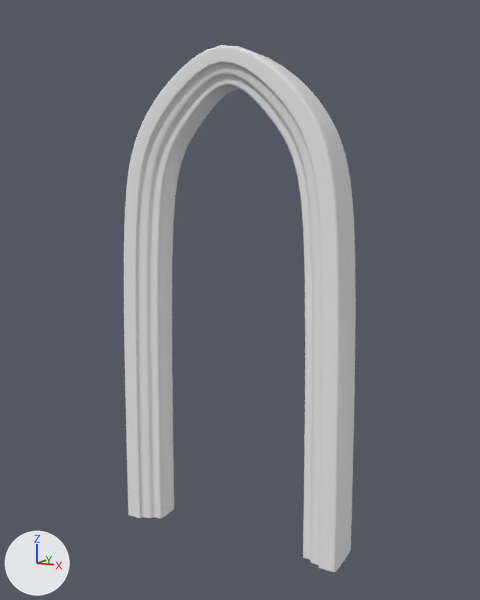
One commit to the Blender file Assets/Goth_Walls.blend: the scene before it, then after it.
The view is the same before and after, from a camera (50 mm lens) standing at (9.11, -9.37, 5.84) and looking at (4.09, 0.14, 4.06). The lights are fixed; the arrows at lower left show +X, +Y and +Z. The same objects are shown in both versions, whatever each file hides.

Names of what the first picture shows: 'Goth_Wall_Side_Archs_LOD_A_Curve'.
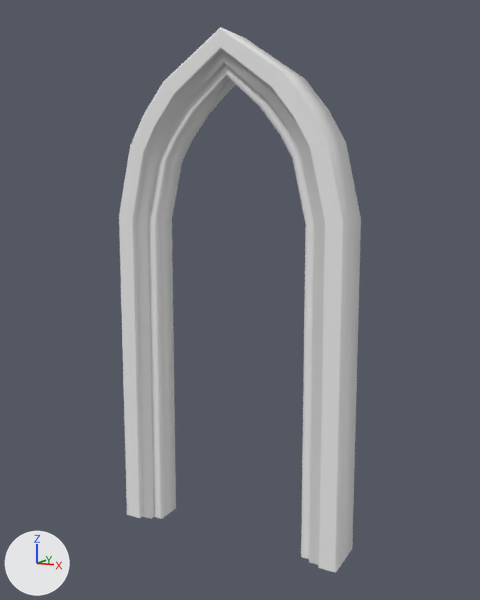
Changed parts and their boxes (x1, y1, x2, y2) in the pictures (480 x 600 px):
'Goth_Wall_Side_Archs_LOD_A_Curve', modifiers changed: before (124, 45, 356, 572); after (119, 27, 361, 573)

What the commit changed:
Object 'Goth_Wall_Side_Archs_LOD_A_Curve' (ob_goth_wall_side_archs_lod_a_curve) loses its SUBSURF modifier named 'Subsurf'.
Modifier setting removed (it was levels = 2).
